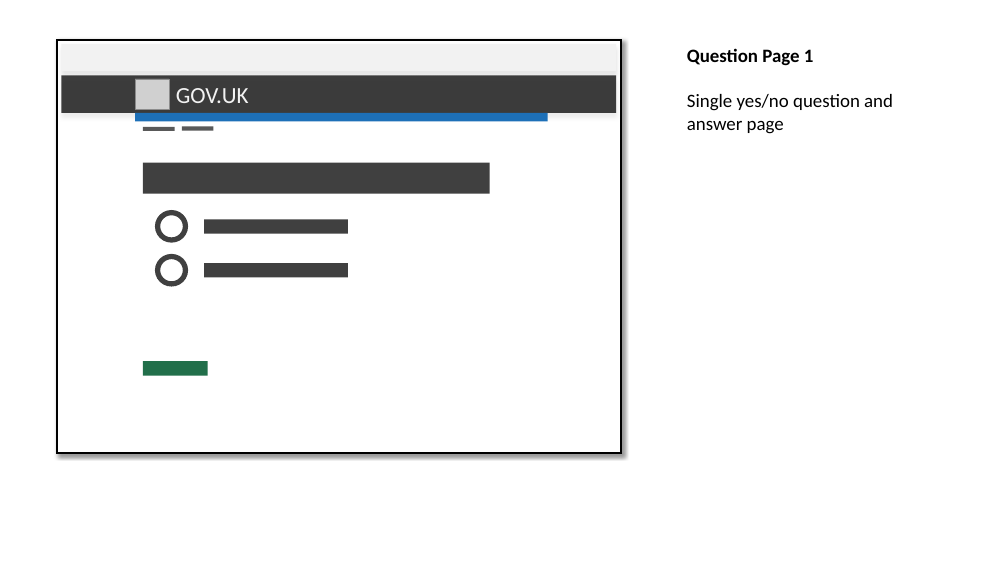
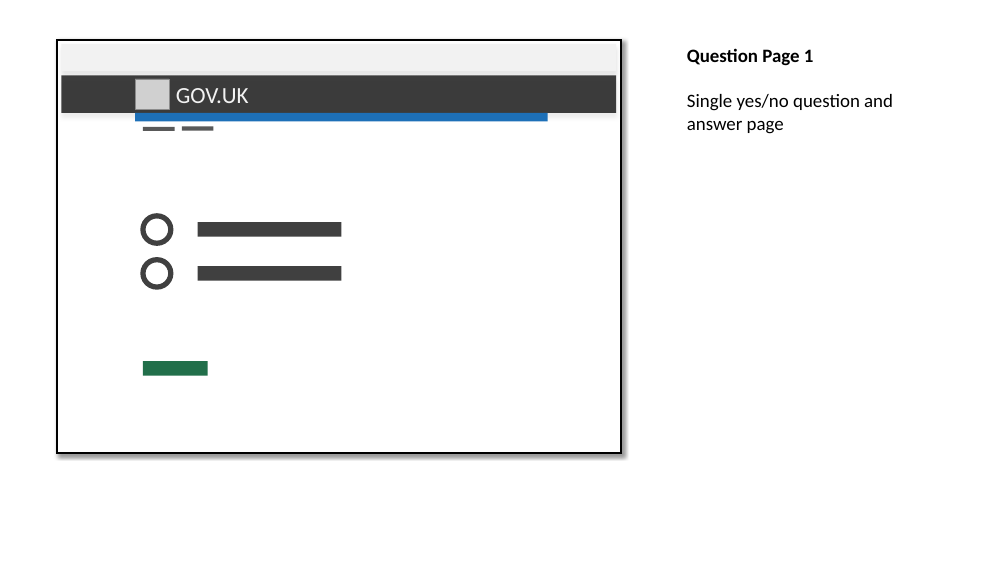
Before and after one commit to Cloud-Awesome/gds-wireframe-stencils, a slide deck: slide 4 of PageIconDesigns.pptx. Drawn at 1008x567 pixels with LibreOffice and Linux fonts; fonts in the diff are those of the drawing; grey boxes stand for pictures. Boxes give left, top, right and bottom in pixels: in the first picture for what was removed or moved away, otherwise in the second. Text is boxed around its words. In the diff, an @@ line names an element or a change of style, - is before the commit and + after.

```diff
--- a/PageIconDesigns.pptx
+++ b/PageIconDesigns.pptx
@@ rectangle removed at (x1=143, y1=163, x2=490, y2=194) @@
@@ ellipse moved from (x1=157, y1=212, x2=185, y2=240) to (x1=143, y1=216, x2=171, y2=243) @@
@@ rectangle moved from (x1=204, y1=219, x2=348, y2=234) to (x1=197, y1=222, x2=341, y2=237) @@
@@ ellipse moved from (x1=157, y1=256, x2=185, y2=284) to (x1=143, y1=259, x2=171, y2=287) @@
@@ rectangle moved from (x1=204, y1=263, x2=348, y2=278) to (x1=197, y1=266, x2=341, y2=281) @@
```
Also in this commit, not shown: 19 other slides changed, 1 slide added, 1 other file.
